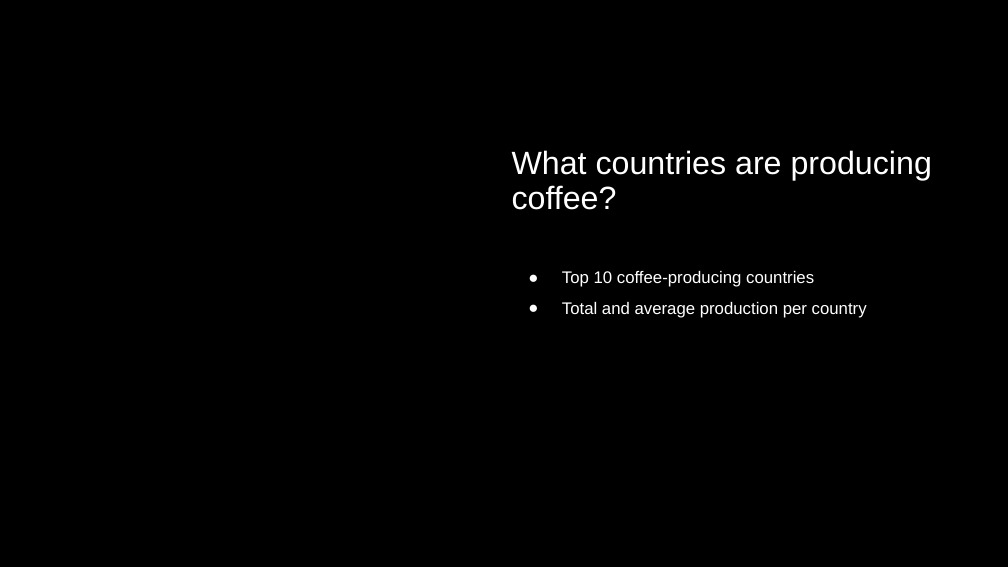
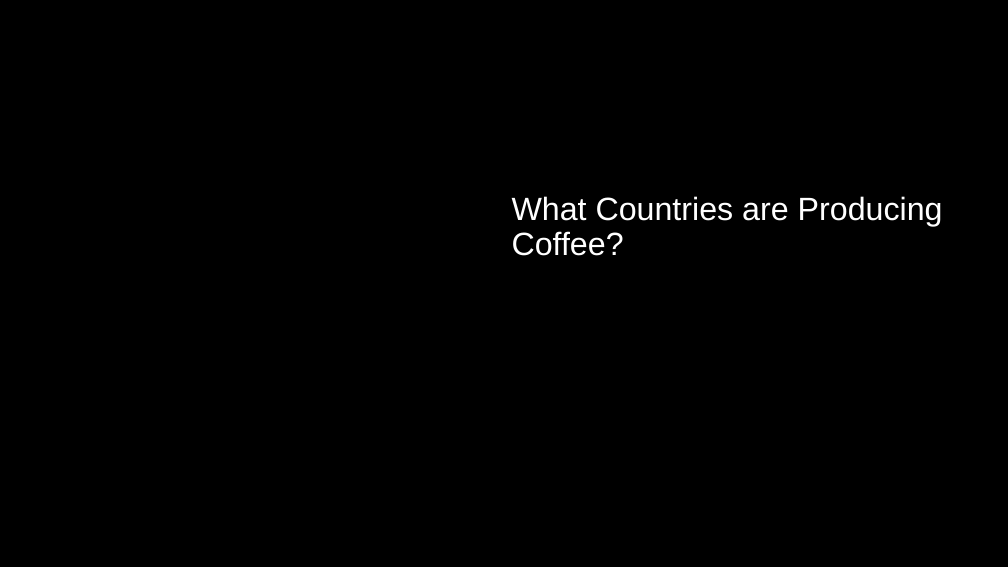
Before and after one commit to AAlbers341/project1_coffee_analysis, a slide deck: slide 2 of Presentation/Project1.pptx. Drawn at 1008x567 pixels with LibreOffice and Linux fonts; fonts in the diff are those of the drawing; background and template pictures are left out. Boxes give left, top, right and bottom in pixels: in the first picture for what was removed or moved away, otherwise in the second. Text is boxed around its words. In the diff, an @@ line names an element or a change of style, - is before the commit and + after.

```diff
--- a/Presentation/Project1.pptx
+++ b/Presentation/Project1.pptx
@@ title at <box>512,196,943,256</box>: text changed @@
-What countries are producing coffee?
+What Countries are Producing Coffee?
@@ subtitle removed at <box>562,271,867,318</box> @@
-● Top 10 coffee-producing countries
-● Total and average production per country
```
Also in this commit, not shown: 3 other slides changed, 5 slides added, 2 slides removed, 1 other file.
